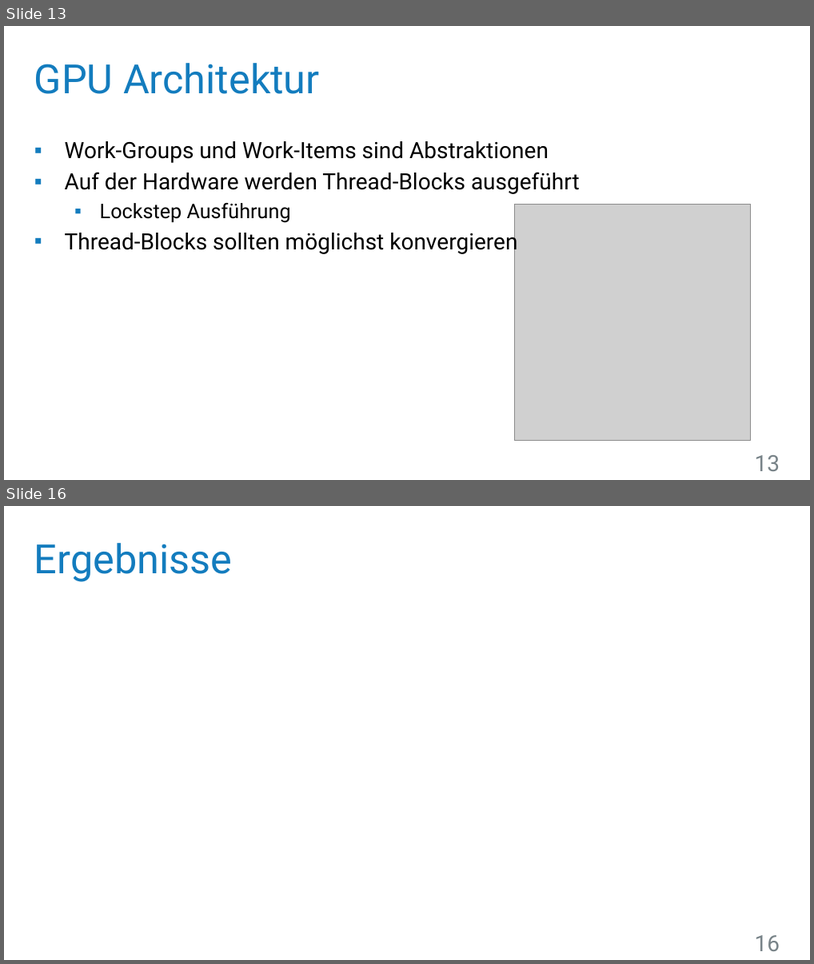
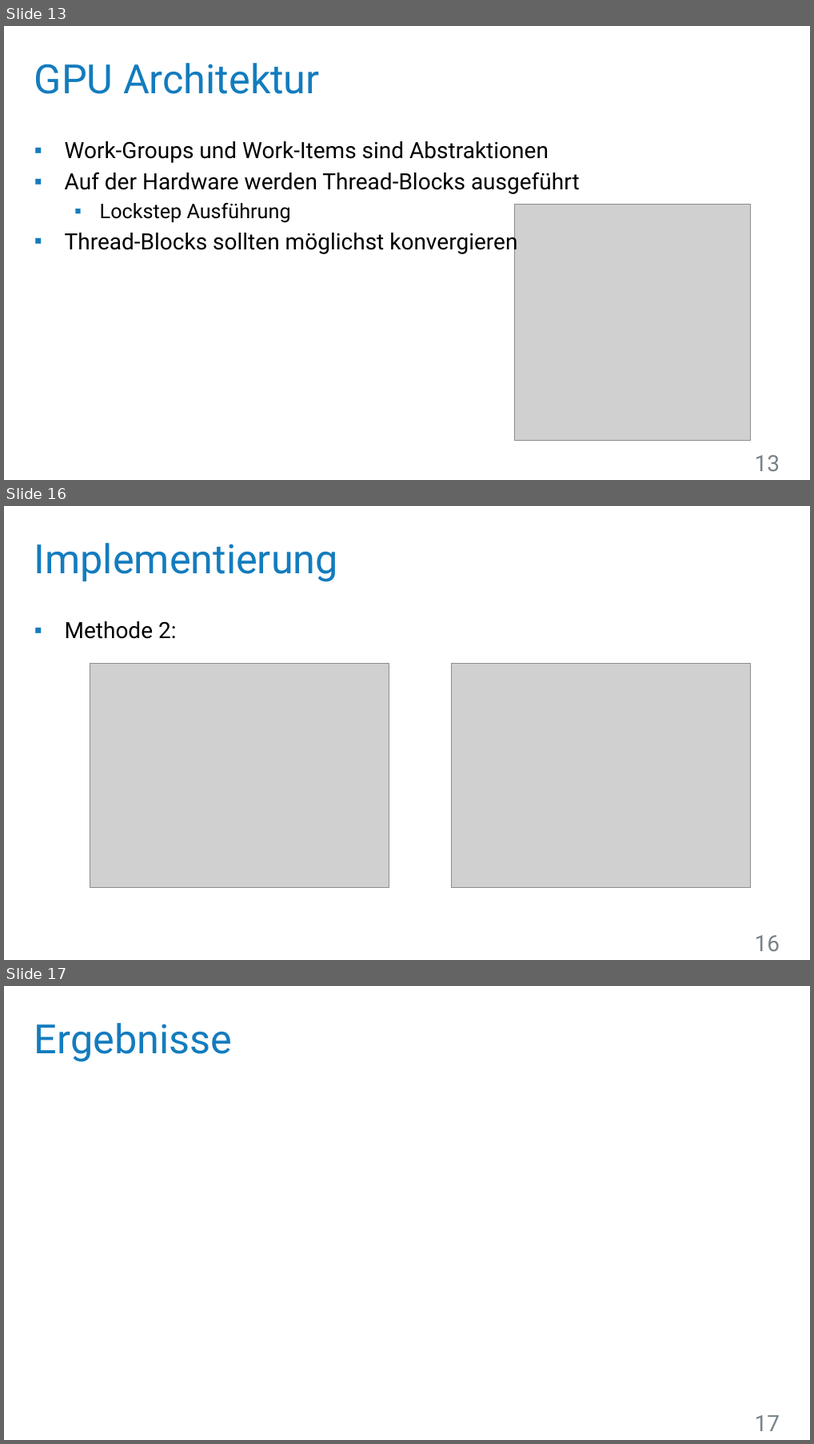
Before and after one commit to UniStuttgart-VISUS/FoveatedVolumeRendering, a slide deck: Dokumente/Vortrag/Wahrnehmungsorientiertes_Volumen-Rendering.pptx. Shown one above the other, each under a label of ours: slides 13 and 16 before the commit, slides 13, 16 and 17 after it; the slides between them are not shown. The pictures are 814x964 and 814x1444 pixels, drawn with LibreOffice and Linux fonts; fonts in the diff are those of the drawing; grey boxes stand for pictures; background and template pictures are left out. Boxes give left, top, right and bottom in pixels: in the first picture for what was removed or moved away, otherwise in the second. Text is boxed around its words. In the diff, an @@ line names an element or a change of style, - is before the commit and + after.

Commit message:
Vortrag: Entwurf und Implementierung nur sehr grob.

```diff
--- a/Dokumente/Vortrag/Wahrnehmungsorientiertes_Volumen-Rendering.pptx
+++ b/Dokumente/Vortrag/Wahrnehmungsorientiertes_Volumen-Rendering.pptx
@@ slide 16 added at [4,506,810,960], background #FFFFFF @@
@@ title added at [34,543,338,582], 36 pt, text #137CBE @@
+Implementierung
@@ text added at [65,621,177,639], 20 pt, text #000000 @@
+▪ Methode 2:
@@ picture added at [90,664,389,888] @@
@@ picture added at [451,664,750,888] @@
@@ page number added at [755,935,780,951], 20 pt, text #788388 @@
+16
@@ what was slide 16 is now slide 17 @@
@@ page number at [755,1415,780,1431]: text changed @@
-16
+17
```
Also in this commit, not shown: 1 slide changed, 1 other slide added, 1 slide removed.
